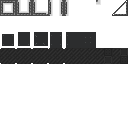
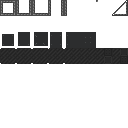
Two versions of the same layered image (128x128). Layer-by-layer changes:
painted on "parts.png" over <box>3,0,67,16</box>
hid "shadow #1" over <box>3,0,101,16</box>
